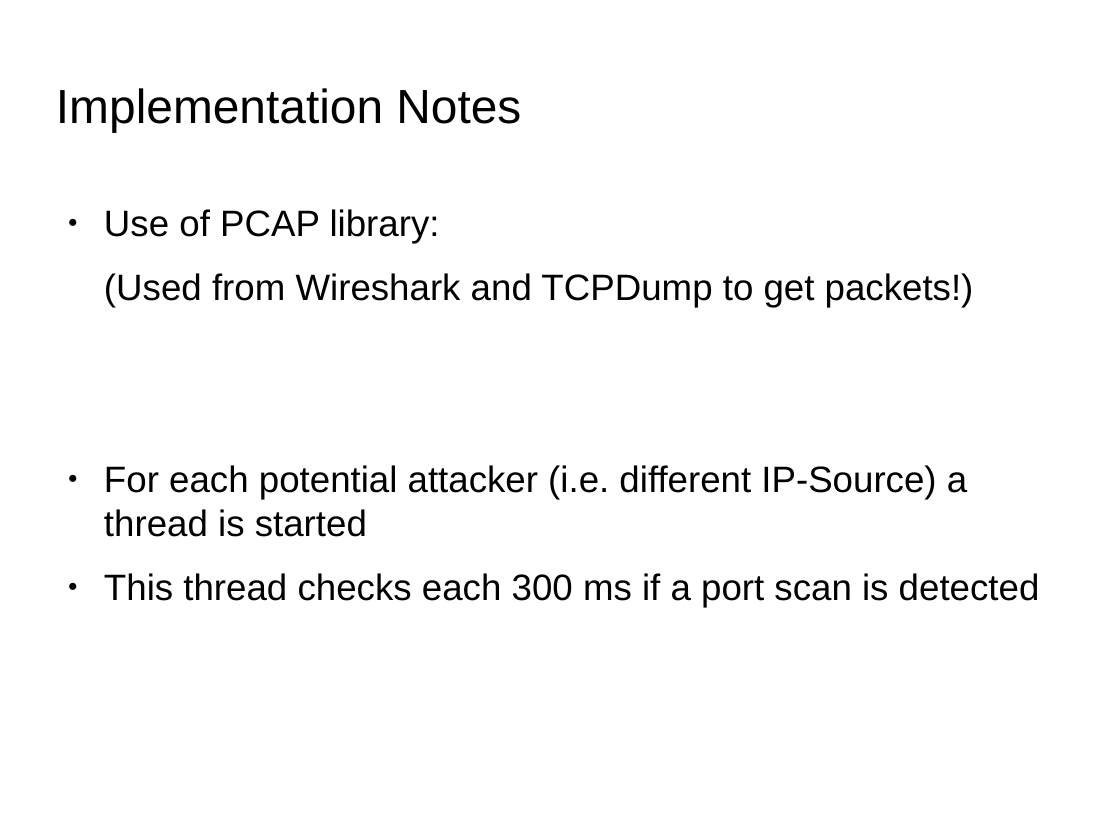
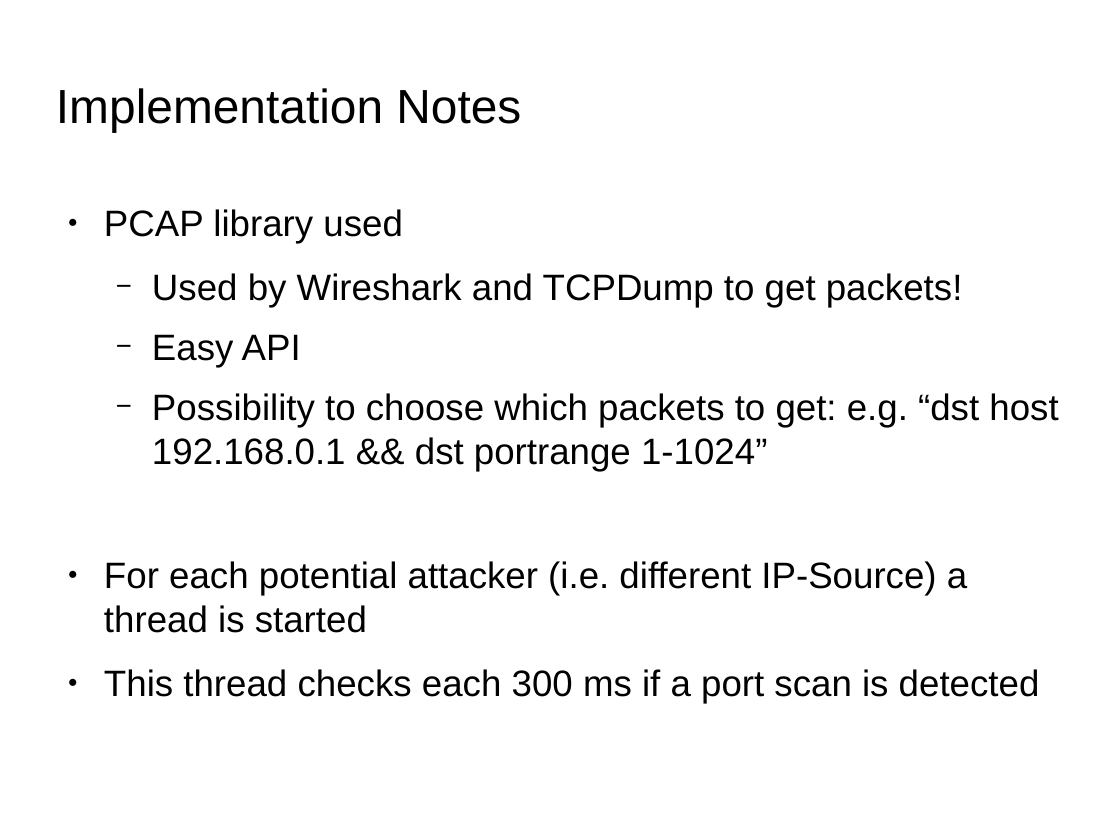
Before and after one commit to herrBez/PortScanner, a slide deck: slide 20 of slides/presentation.odp. Drawn at 1120x840 pixels with LibreOffice and Linux fonts; fonts in the diff are those of the drawing; background and template pictures are left out. Boxes give left, top, right and bottom in pixels: in the first picture for what was removed or moved away, otherwise in the second. Text is boxed around its words. In the diff, an @@ line names an element or a change of style, - is before the commit and + after.

Commit message:
Modified slide.

```diff
--- a/slides/presentation.odp
+++ b/slides/presentation.odp
@@ text at box(104, 209, 1058, 472): text changed @@
-● Use of PCAP library:
-(Used from Wireshark and TCPDump to get packets!)
+● PCAP library used
+  − Used by Wireshark and TCPDump to get packets!
+  − Easy API
+  − Possibility to choose which packets to get: e.g. “dst host 192.168.0.1 && dst portrange 1-1024”
```
Also in this commit, not shown: 4 other slides changed, 1 slide added.
